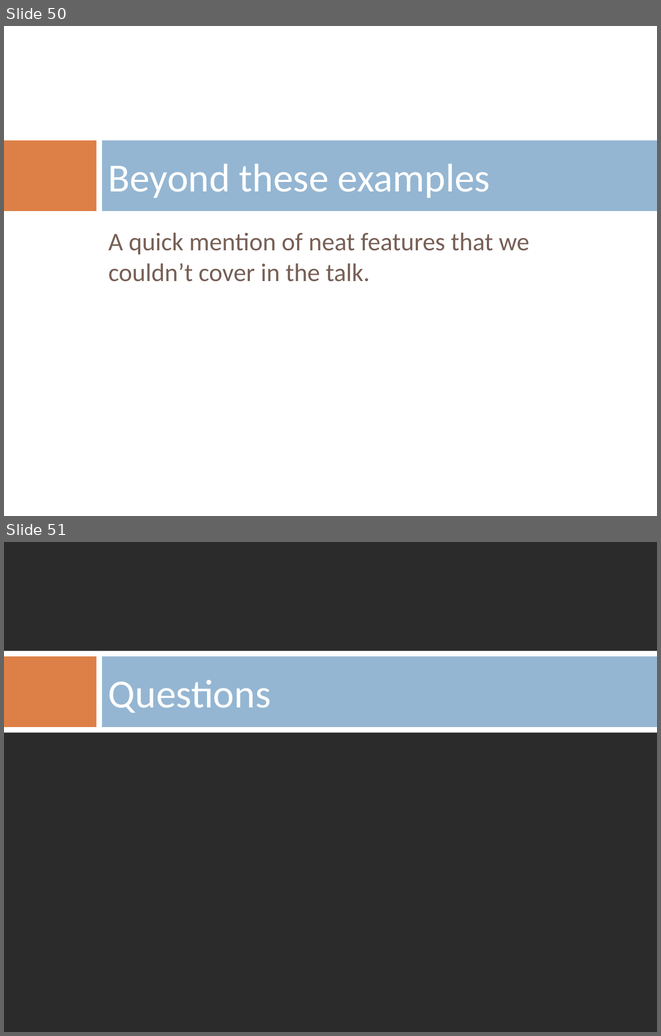
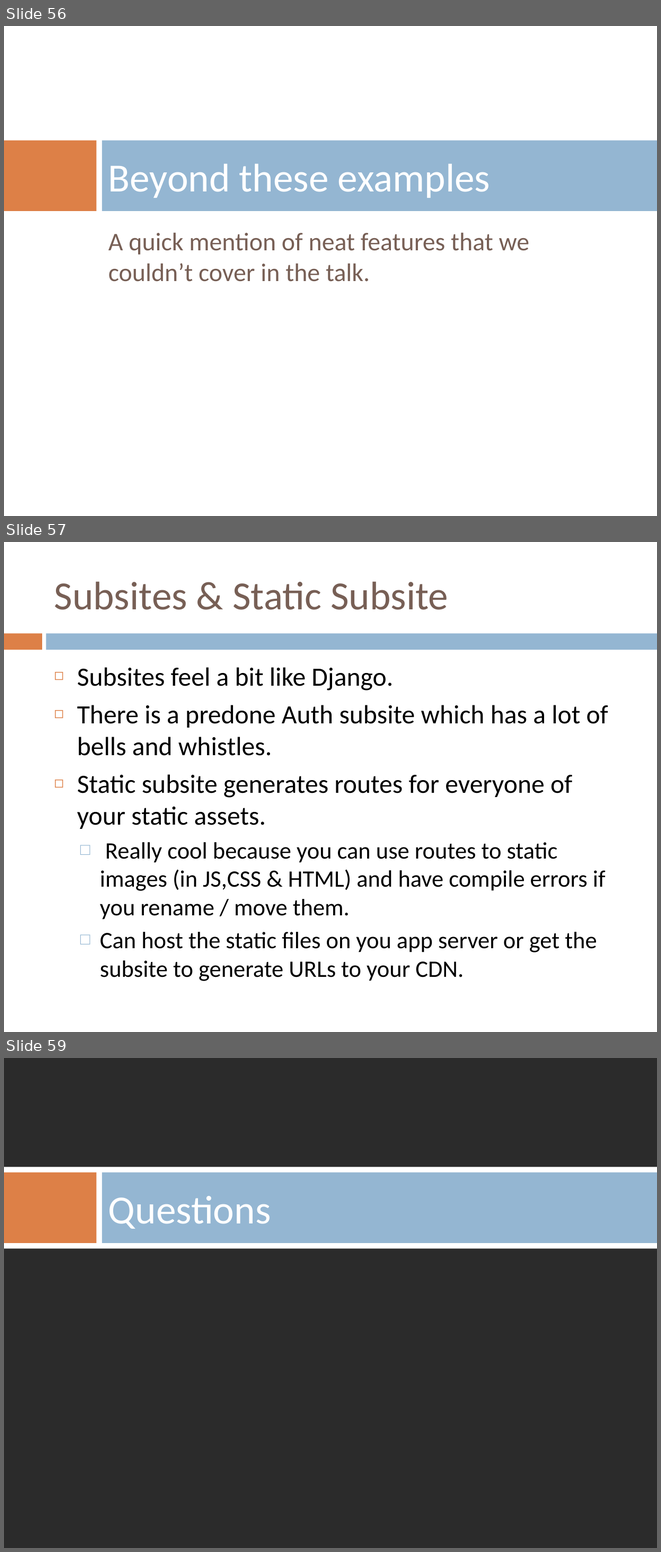
Before and after one commit to benkolera/talk-yesod, a slide deck: TypeSafeWebDevWithYesodAndHaskell.pptx. Shown one above the other, each under a label of ours: slides 50 and 51 before the commit, slides 56, 57 and 59 after it; the slides between them are not shown. The pictures are 661x1036 and 661x1552 pixels, drawn with LibreOffice and Linux fonts; fonts in the diff are those of the drawing; background and template pictures are left out; a plain dark background stands for a picture behind light text. Boxes give left, top, right and bottom in pixels: in the first picture for what was removed or moved away, otherwise in the second. Text is boxed around its words. In the diff, an @@ line names an element or a change of style, - is before the commit and + after.

```diff
--- a/TypeSafeWebDevWithYesodAndHaskell.pptx
+++ b/TypeSafeWebDevWithYesodAndHaskell.pptx
@@ slide 57 added at (x1=4, y1=542, x2=657, y2=1032), background #FFFFFF @@
@@ title added at (x1=54, y1=581, x2=448, y2=610), 44 pt, text #775F55 @@
+Subsites & Static Subsite
@@ rectangle added at (x1=4, y1=633, x2=42, y2=650), fill #DD8047 @@
@@ rectangle added at (x1=46, y1=633, x2=657, y2=650), fill #94B6D2 @@
@@ text added at (x1=77, y1=667, x2=608, y2=981), 26 pt, text #000000 @@
+◻ Subsites feel a bit like Django.
+◻ There is a predone Auth subsite which has a lot of bells and whistles.
+◻ Static subsite generates routes for everyone of your static assets.
+  □ Really cool because you can use routes to static images (in JS,CSS & HTML) and have compile errors if you rename / move them.
+  □ Can host the static files on you app server or get the subsite to generate URLs to your CDN.
@@ what was slide 50 is now slide 56 @@
@@ what was slide 51 is now slide 59 @@
```
Also in this commit, not shown: 3 slides changed, 8 other slides added, 2 slides removed, 2 other files.
